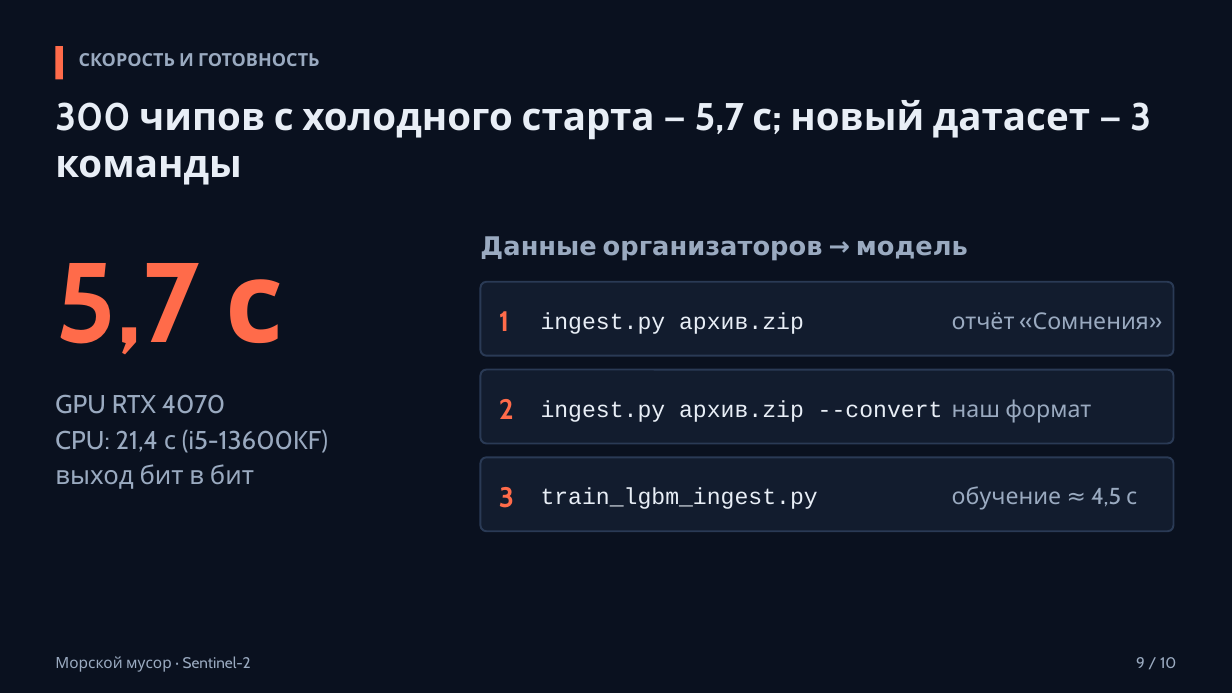
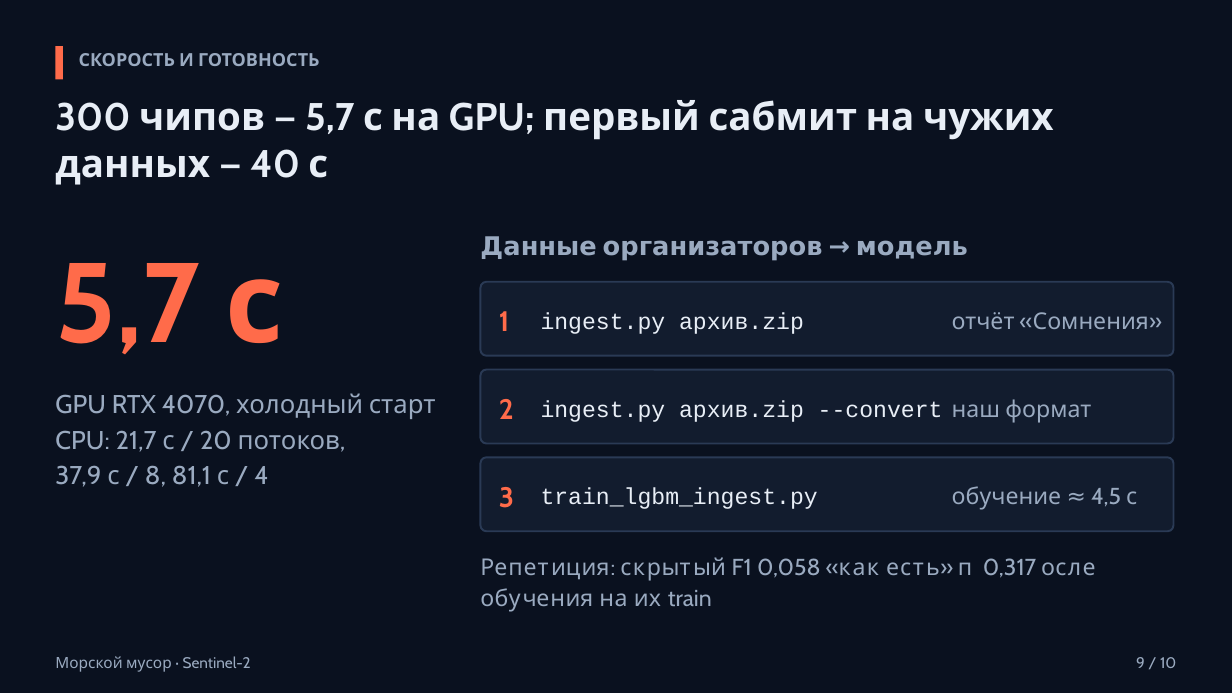
Before and after one commit to azama2t/final-cosmohack, a slide deck: slide 9 of reports/deck.pptx. Drawn at 1232x693 pixels with LibreOffice and Linux fonts; fonts in the diff are those of the drawing. Boxes give left, top, right and bottom in pixels: in the first picture for what was removed or moved away, otherwise in the second. Text is boxed around its words. In the diff, an @@ line names an element or a change of style, - is before the commit and + after.

```diff
--- a/reports/deck.pptx
+++ b/reports/deck.pptx
@@ text at [55, 100, 1054, 185]: text changed @@
-300 чипов с холодного старта — 5,7 с; новый датасет — 3 команды
+300 чипов — 5,7 с на GPU; первый сабмит на чужих данных — 40 с
@@ text at [55, 393, 436, 487]: text changed @@
-GPU RTX 4070
-CPU: 21,4 с (i5-13600KF)
-выход бит в бит
+GPU RTX 4070, холодный старт
+CPU: 21,7 с / 20 потоков,
+37,9 с / 8, 81,1 с / 4
@@ text added at [480, 558, 1036, 611], 18 pt, text #9AAAC0 @@
+Репетиция: скрытый F1 0,058 «как есть» → 0,317 после обучения на их train
```
Also in this commit, not shown: 5 other slides changed, 28 other files.
